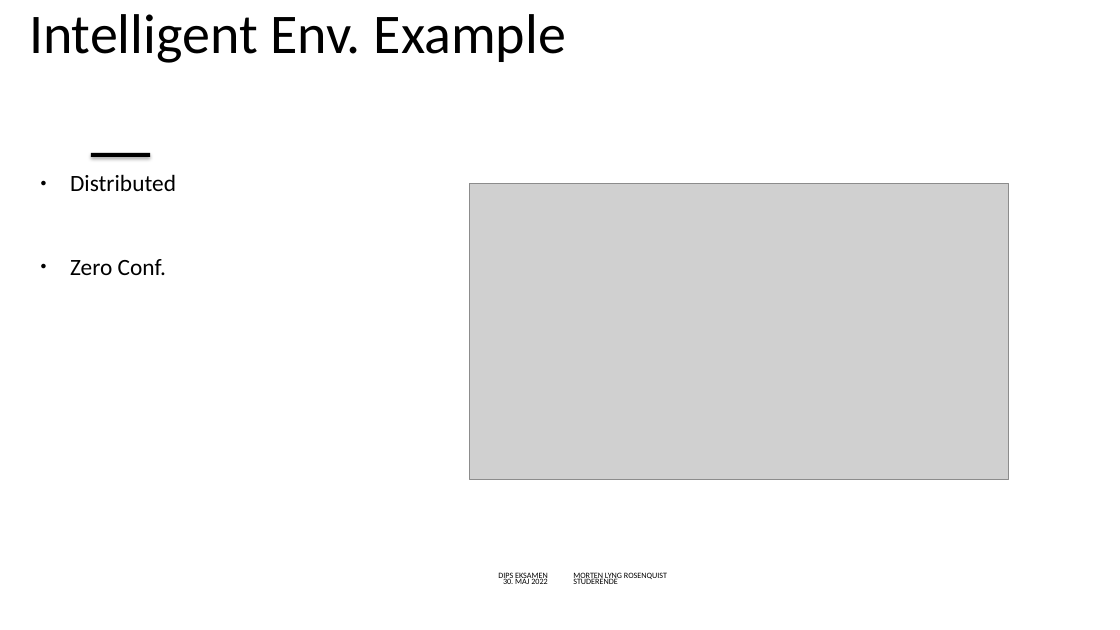
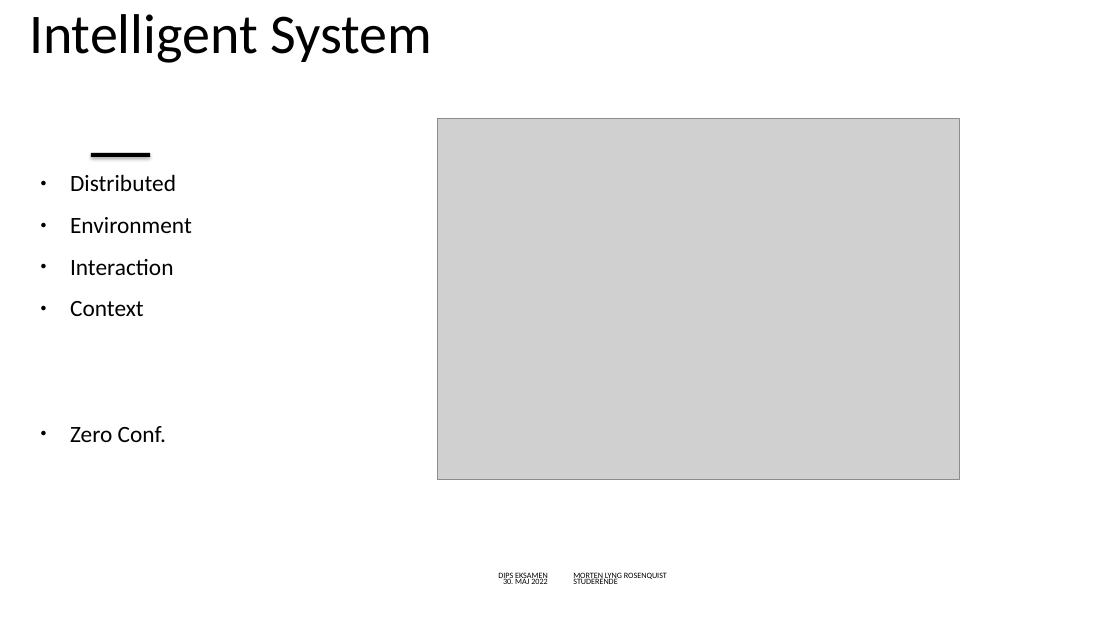
Before and after one commit to mlRosenquist/au-mlr-distributed-and-pervasive-systems, a slide deck: slide 40 of Præsentation.pptx (slide 38 before the commit). Drawn at 1120x630 pixels with LibreOffice and Linux fonts; fonts in the diff are those of the drawing; grey boxes stand for pictures; background and template pictures are left out. Boxes give left, top, right and bottom in pixels: in the first picture for what was removed or moved away, otherwise in the second. Text is boxed around its words. In the diff, an @@ line names an element or a change of style, - is before the commit and + after.

```diff
--- a/Præsentation.pptx
+++ b/Præsentation.pptx
@@ title at bbox=[29, 14, 432, 63]: text changed @@
-Intelligent Env. Example
+Intelligent System
@@ picture: place and size @@
-picture at bbox=[469, 183, 1008, 480]
+picture at bbox=[438, 118, 960, 480]
@@ text at bbox=[70, 217, 192, 316]: paragraphs added @@
+● Environment
+● Interaction
+● Context
```
Also in this commit, not shown: 18 other slides changed, 3 slides added, 1 slide removed, 1 other file.
